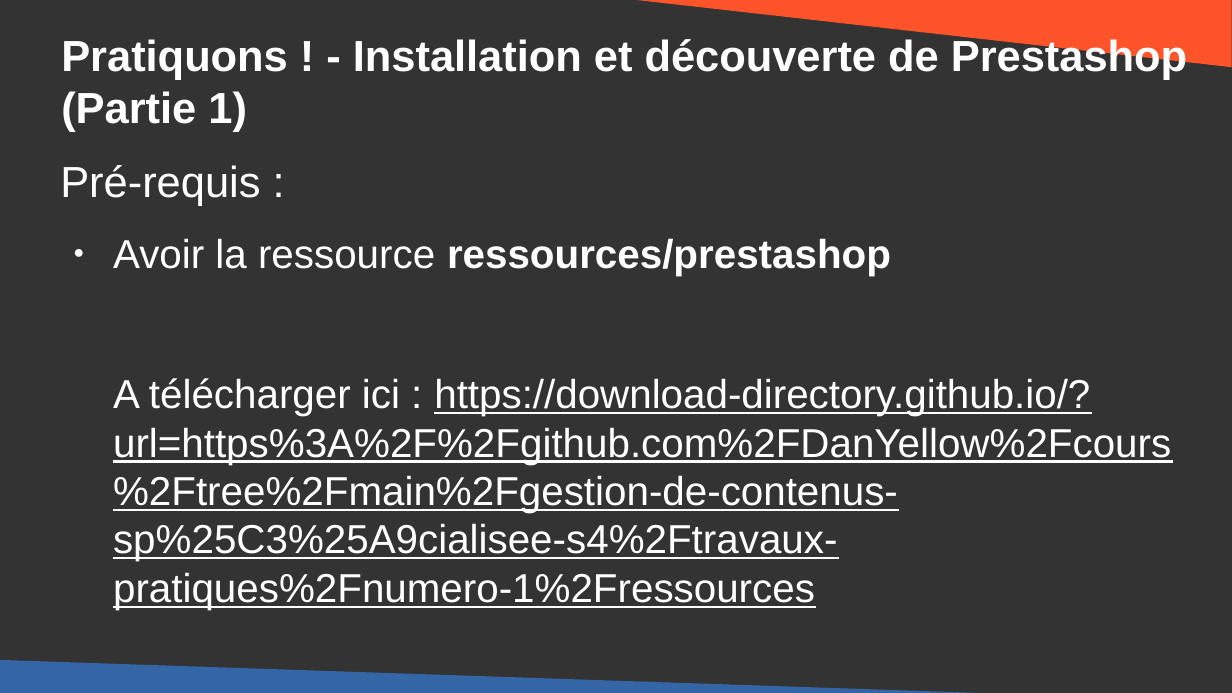
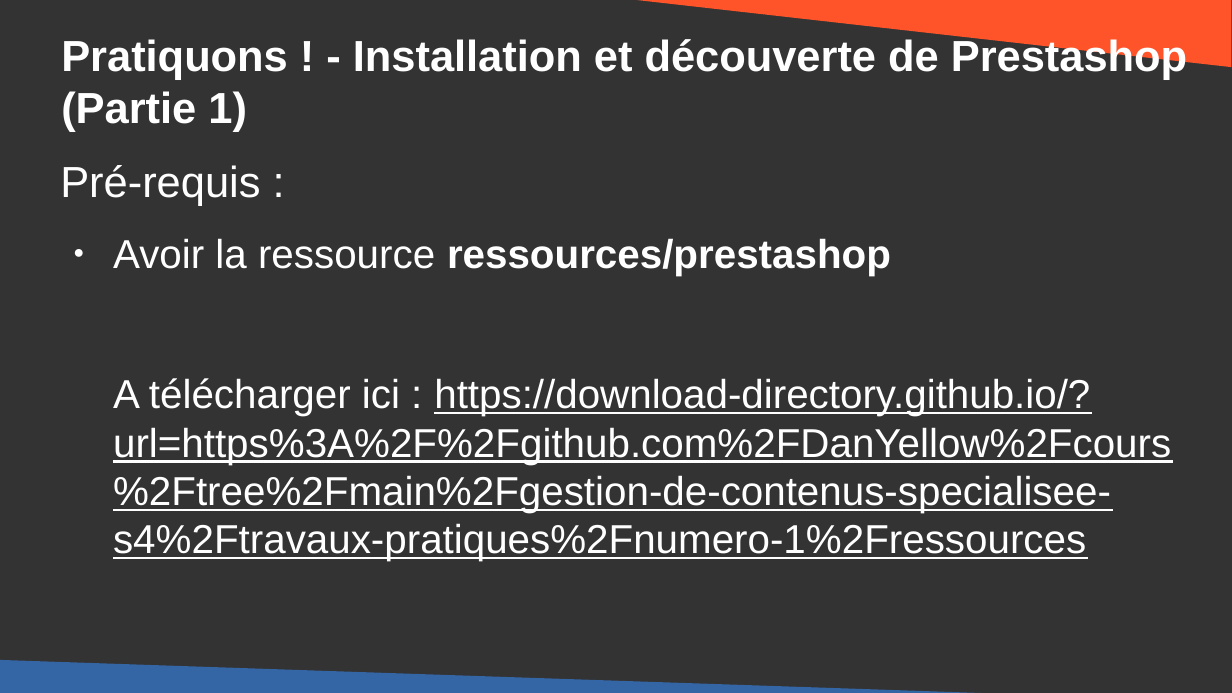
Before and after one commit to DanYellow/cours, a slide deck: slide 16 of gestion-de-contenus-specialisee-s4/travaux-pratiques/numero-1/presentation.odp. Drawn at 1232x693 pixels with LibreOffice and Linux fonts; fonts in the diff are those of the drawing. Boxes give left, top, right and bottom in pixels: in the first picture for what was removed or moved away, otherwise in the second. Text is boxed around its words. In the diff, an @@ line names an element or a change of style, - is before the commit and + after.

Commit message:
Update download links

```diff
--- a/gestion-de-contenus-specialisee-s4/travaux-pratiques/numero-1/presentation.odp
+++ b/gestion-de-contenus-specialisee-s4/travaux-pratiques/numero-1/presentation.odp
@@ text at [113, 378, 1171, 561]: text changed @@
-A télécharger ici : https://download-directory.github.io/?url=https%3A%2F%2Fgithub.com%2FDanYellow%2Fcours%2Ftree%2Fmain%2Fgestion-de-contenus-sp%25C3%25A9cialisee-s4%2Ftravaux-pratiques%2Fnumero-1%2Fressources
+A télécharger ici : https://download-directory.github.io/?url=https%3A%2F%2Fgithub.com%2FDanYellow%2Fcours%2Ftree%2Fmain%2Fgestion-de-contenus-specialisee-s4%2Ftravaux-pratiques%2Fnumero-1%2Fressources
```
Also in this commit, not shown: 3 other slides changed, 1 other file.
